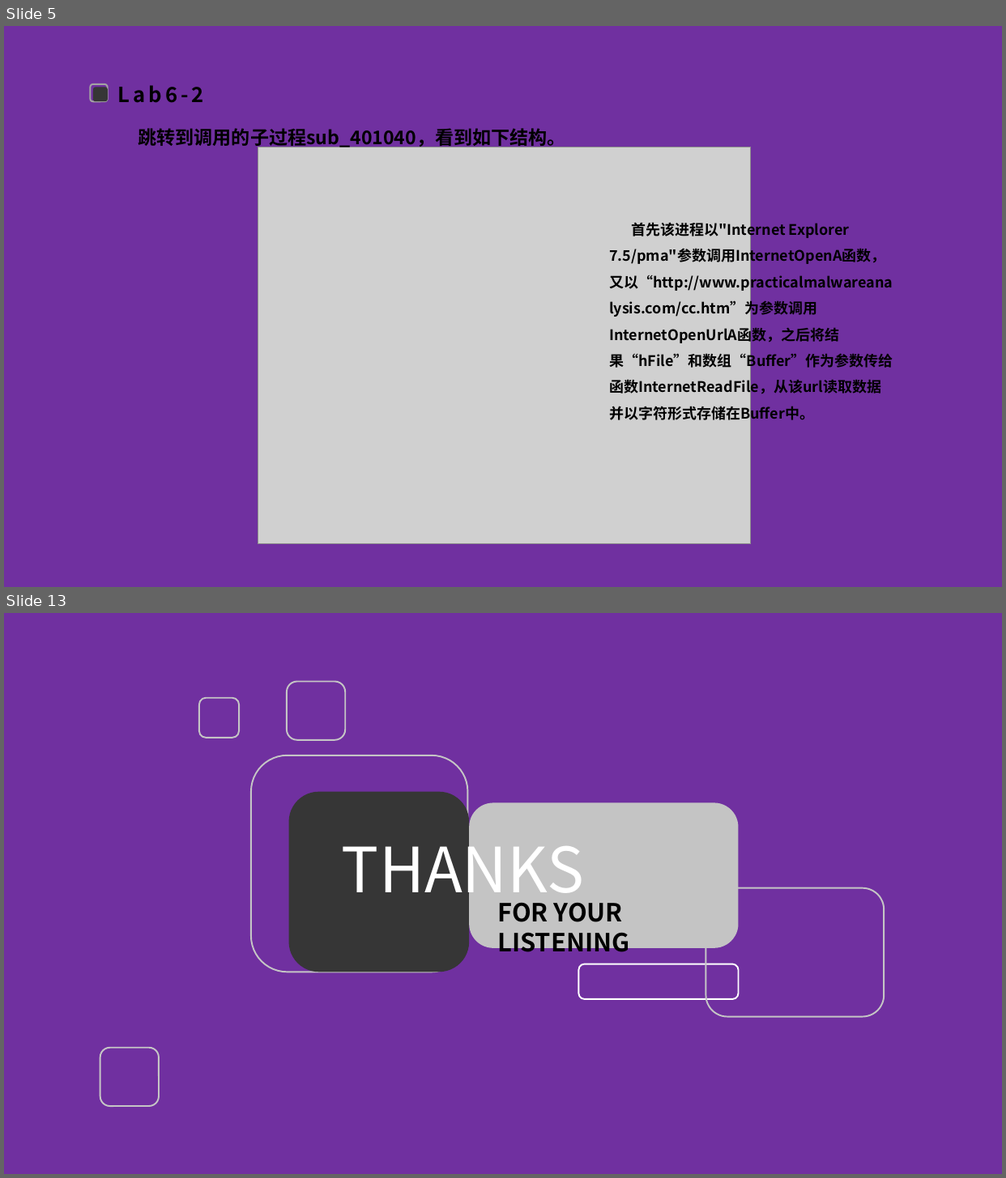
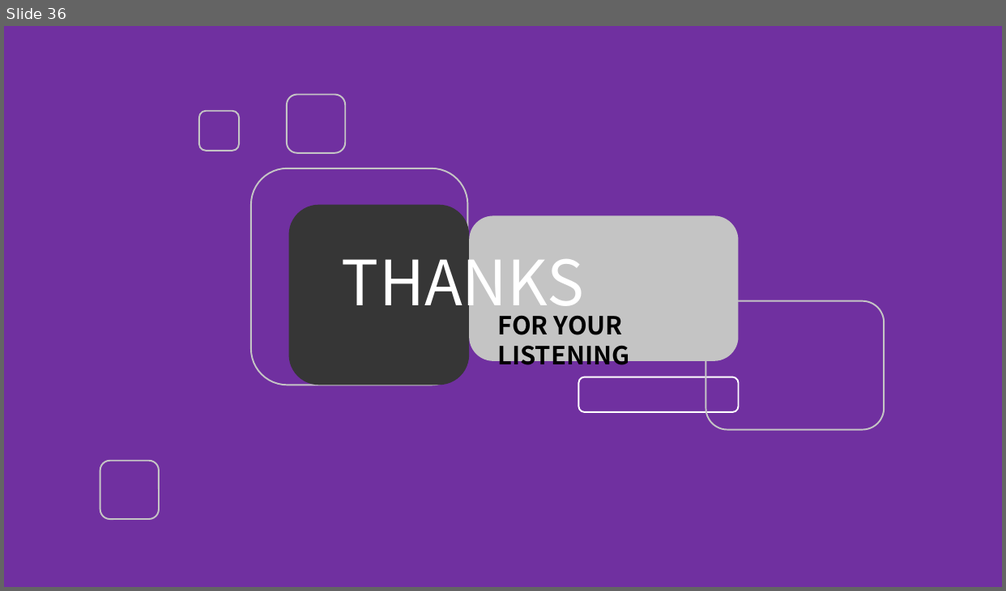
Before and after one commit to FlandreScarlet36/Malicious_code_labs, a slide deck: lab6/Lab6实验分享.pptx. Shown one above the other, each under a label of ours: slides 5 and 13 before the commit, slide 36 after it; the slides between them are not shown. The pictures are 1006x1178 and 1006x591 pixels, drawn with LibreOffice and Linux fonts; fonts in the diff are those of the drawing; grey boxes stand for pictures; background and template pictures are left out. Boxes give left, top, right and bottom in pixels: in the first picture for what was removed or moved away, otherwise in the second. Text is boxed around its words. In the diff, an @@ line names an element or a change of style, - is before the commit and + after.

```diff
--- a/lab6/Lab6实验分享.pptx
+++ b/lab6/Lab6实验分享.pptx
@@ slide 5 removed at [4,26,1002,587], background picture (left out) @@
@@ rounded rectangle removed at [90,84,108,101] @@
@@ rounded rectangle removed at [93,88,108,101] @@
@@ text removed at [118,85,204,103] @@
-Lab6-2
@@ text removed at [138,128,566,148] @@
-跳转到调用的子过程sub_401040，看到如下结构。
@@ picture removed at [258,148,750,544] @@
@@ text removed at [609,220,893,397] @@
-首先该进程以"Internet Explorer 7.5/pma"参数调用InternetOpenA函数，又以“http://www.practicalmalwareanalysis.com/cc.htm”为参数调用InternetOpenUrlA函数，之后将结果“hFile”和数组“Buffer”作为参数传给函数InternetReadFile，从该url读取数据并以字符形式存储在Buffer中。
@@ what was slide 13 is now slide 36 @@
```
Also in this commit, not shown: 3 slides changed, 32 slides added, 8 other slides removed, 2 other files.
